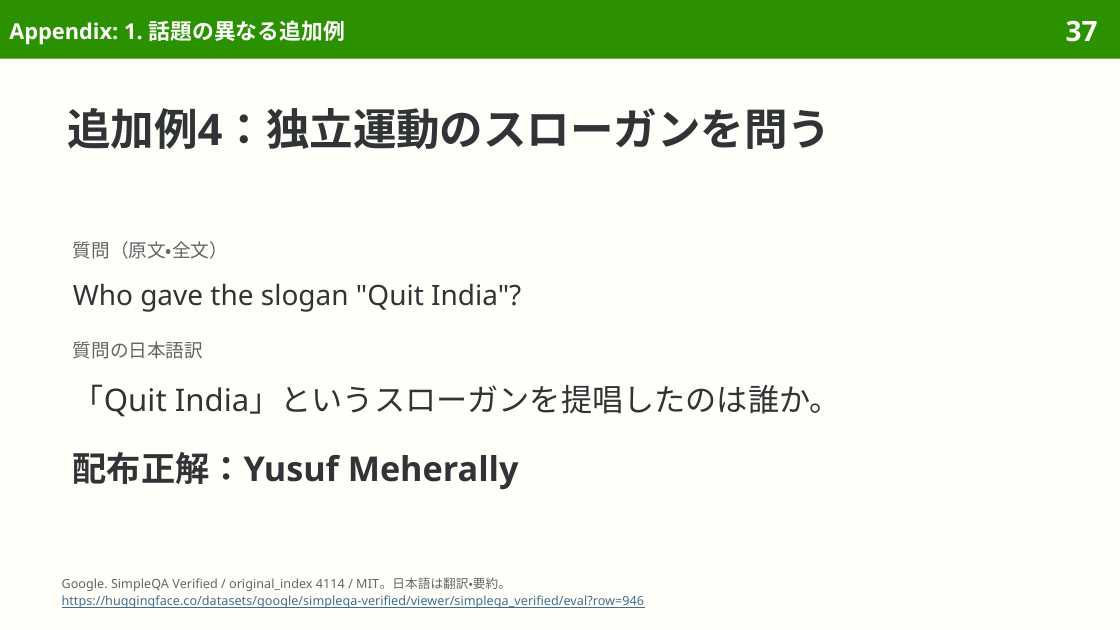
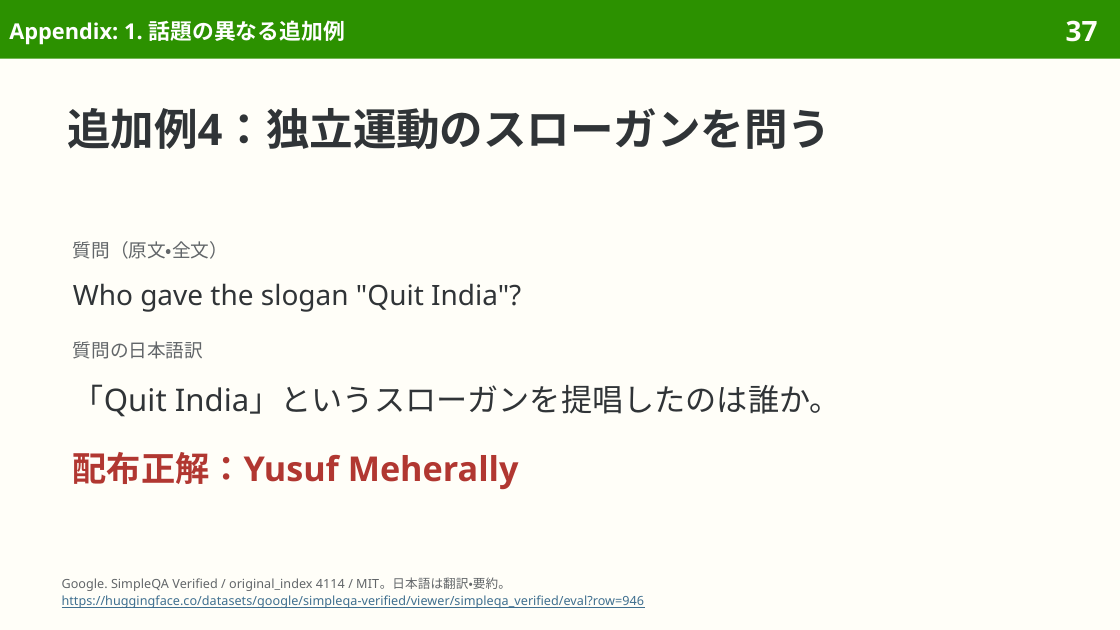
Before and after one commit to sasakiy84/datasets-in-10-minutes, a slide deck: slide 37 of slides/datasets-in-10-minutes-simpleqa-verified.pptx. Drawn at 1120x630 pixels with LibreOffice and Linux fonts; fonts in the diff are those of the drawing. Boxes give left, top, right and bottom in pixels: in the first picture for what was removed or moved away, otherwise in the second. Text is boxed around its words. In the diff, an @@ line names an element or a change of style, - is before the commit and + after.

```diff
--- a/slides/datasets-in-10-minutes-simpleqa-verified.pptx
+++ b/slides/datasets-in-10-minutes-simpleqa-verified.pptx
@@ text "配布正解：Yusuf Meherally" at [73,452,519,489]: text colour #303437 to #B13731 @@
```
Also in this commit, not shown: 12 other slides changed, 5 other files.
